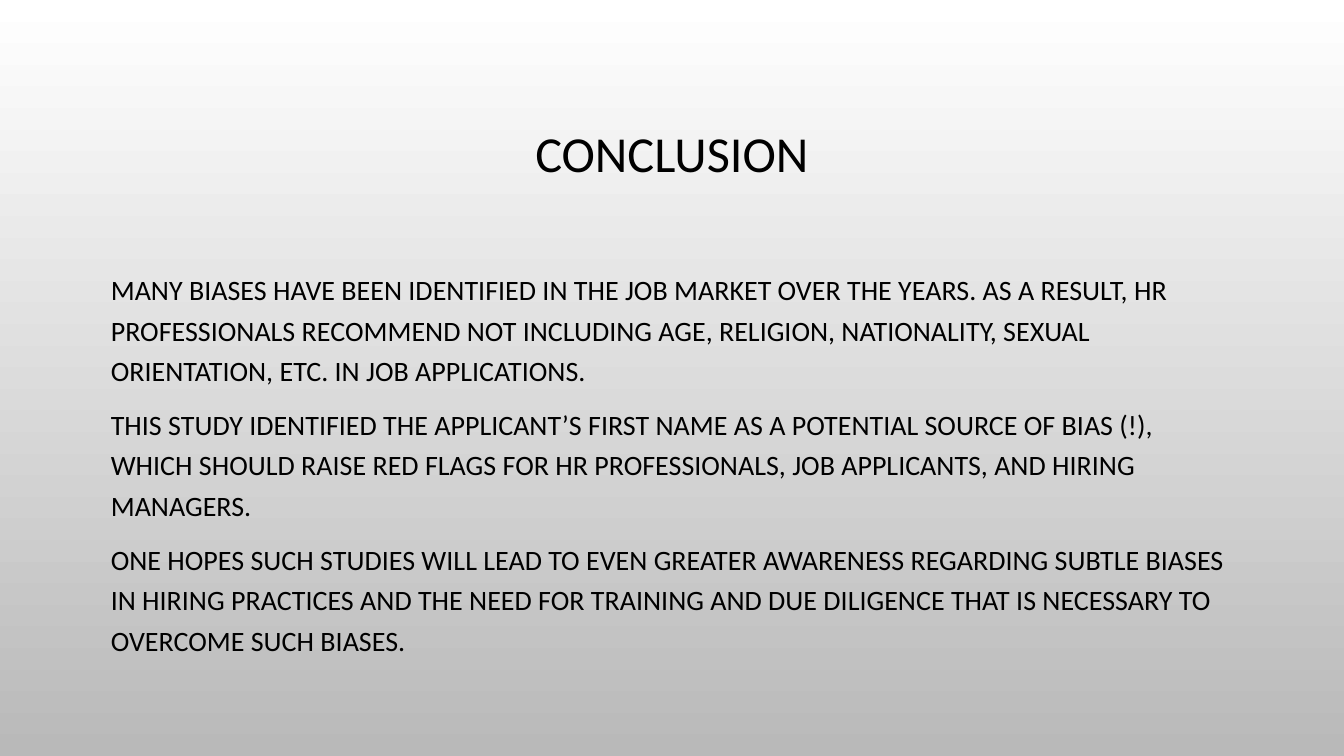
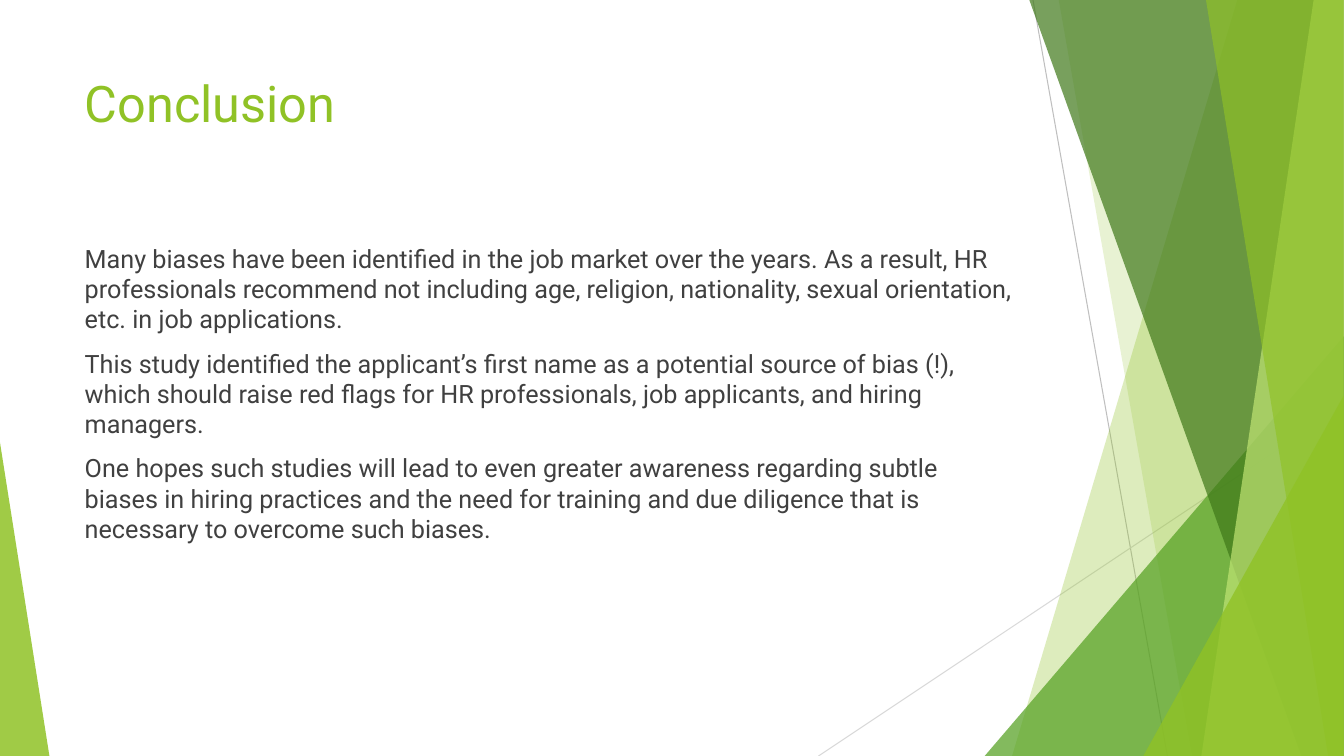
Before and after one commit to himalayahall/CUNY-DATA606, a slide deck: slide 17 of Project/Hakim-Project.pptx. Drawn at 1344x756 pixels with LibreOffice and Linux fonts; fonts in the diff are those of the drawing; background and template pictures are left out. Boxes give left, top, right and bottom in pixels: in the first picture for what was removed or moved away, otherwise in the second. Text is boxed around its words. In the diff, an @@ line names an element or a change of style, - is before the commit and + after.

```diff
--- a/Project/Hakim-Project.pptx
+++ b/Project/Hakim-Project.pptx
@@ background picture (left out) to #FFFFFF @@
@@ title "Conclusion" at [85,84,335,123]: vertical alignment middle to top @@
@@ title at [85,84,335,123]: text changed; font Calibri to Roboto; text colour #000000 to #90C226 @@
-CONCLUSION
+Conclusion
@@ text at [85,249,1011,544]: text changed; size 20 to 18 pt; font Calibri to Roboto; text colour #000000 to #404040 @@
-MANY BIASES HAVE BEEN IDENTIFIED IN THE JOB MARKET OVER THE YEARS. AS A RESULT, HR PROFESSIONALS RECOMMEND NOT INCLUDING AGE, RELIGION, NATIONALITY, SEXUAL ORIENTATION, ETC. IN JOB APPLICATIONS.
-THIS STUDY IDENTIFIED THE APPLICANT’S FIRST NAME AS A POTENTIAL SOURCE OF BIAS (!), WHICH SHOULD RAISE RED FLAGS FOR HR PROFESSIONALS, JOB APPLICANTS, AND HIRING MANAGERS.
-ONE HOPES SUCH STUDIES WILL LEAD TO EVEN GREATER AWARENESS REGARDING SUBTLE BIASES IN HIRING PRACTICES AND THE NEED FOR TRAINING AND DUE DILIGENCE THAT IS NECESSARY TO OVERCOME SUCH BIASES.
+Many biases have been identified in the job market over the years. As a result, HR professionals recommend not including age, religion, nationality, sexual orientation, etc. in job applications.
+This study identified the applicant’s first name as a potential source of bias (!), which should raise red flags for HR professionals, job applicants, and hiring managers.
+One hopes such studies will lead to even greater awareness regarding subtle biases in hiring practices and the need for training and due diligence that is necessary to overcome such biases.
@@ group added at [0,0,1344,756]: 5 freeform shapes, 3 triangles, 2 lines @@
```
Also in this commit, not shown: 15 other slides changed, 1 slide added, 1 slide removed, 2 other files.
